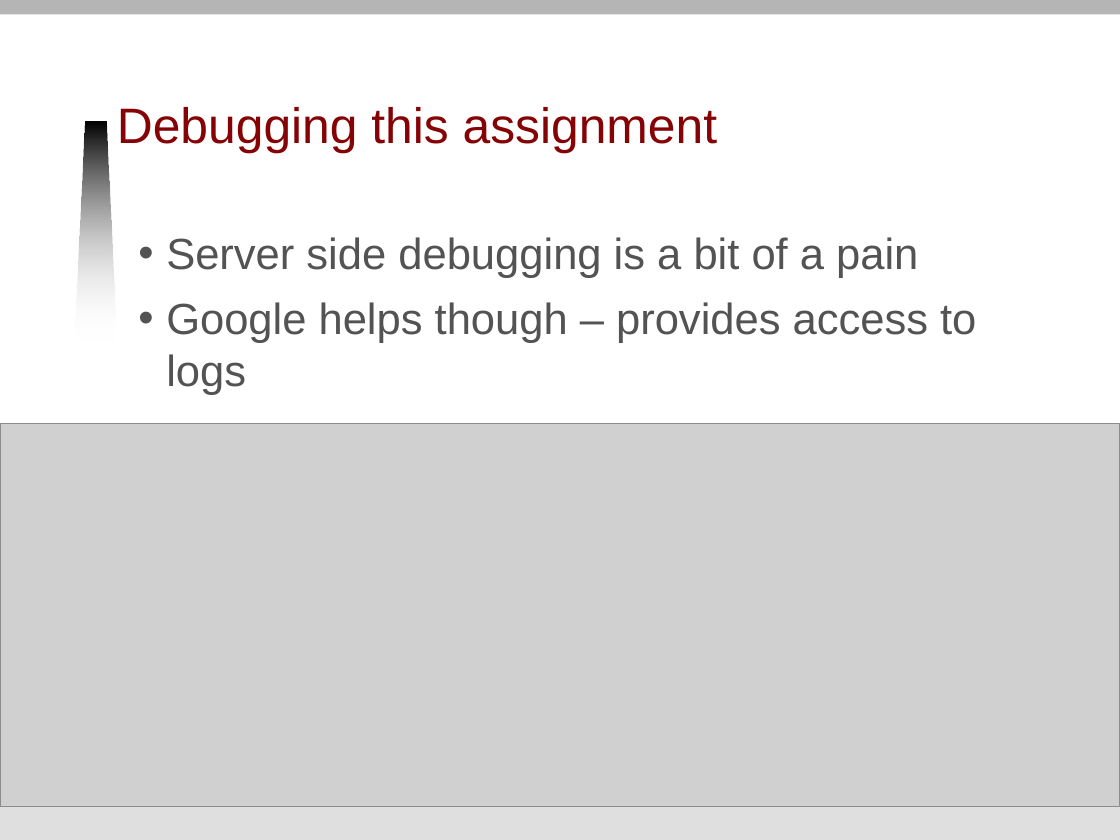
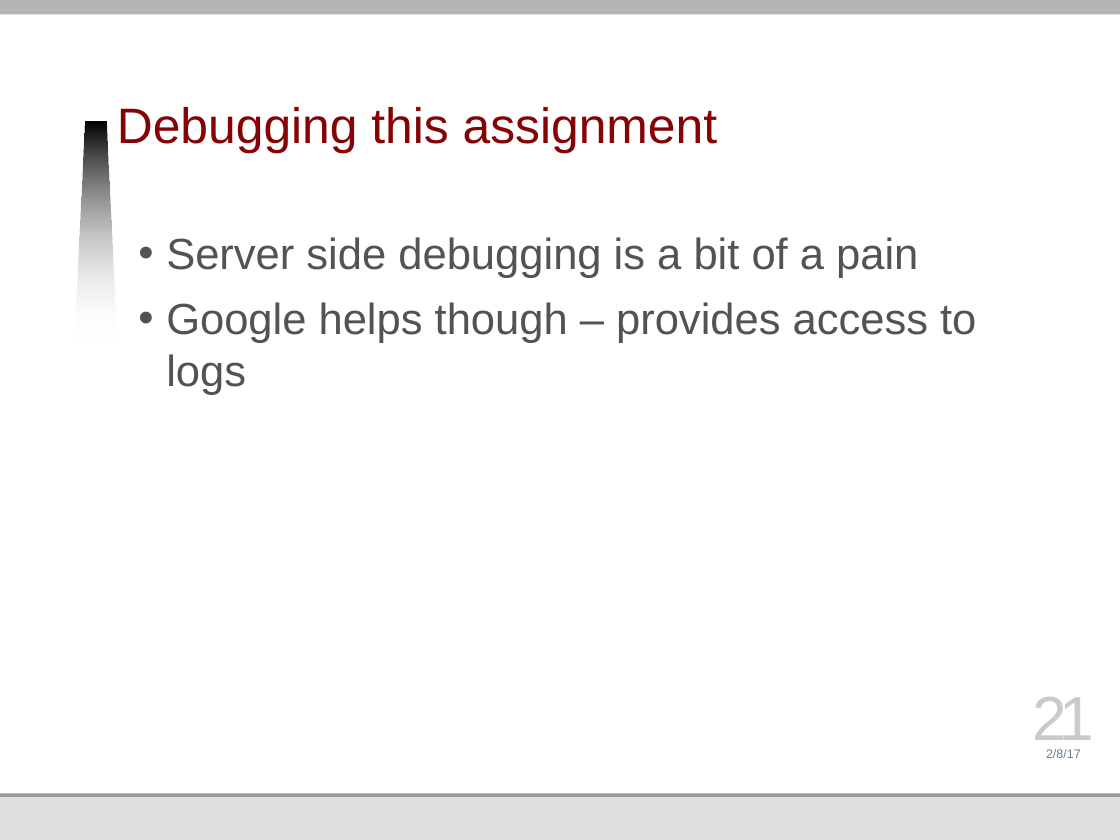
Before and after one commit to jmankoff/data, a slide deck: slide 21 of Lectures/Byte 3 Mobile.pptx. Drawn at 1120x840 pixels with LibreOffice and Linux fonts; fonts in the diff are those of the drawing; grey boxes stand for pictures; background and template pictures are left out. Boxes give left, top, right and bottom in pixels: in the first picture for what was removed or moved away, otherwise in the second. Text is boxed around its words. In the diff, an @@ line names an element or a change of style, - is before the commit and + after.

```diff
--- a/Lectures/Byte 3 Mobile.pptx
+++ b/Lectures/Byte 3 Mobile.pptx
@@ picture removed at (x1=0, y1=423, x2=1120, y2=806) @@
@@ page number added at (x1=1033, y1=697, x2=1094, y2=752), 40 pt, text #CACACA @@
+21
@@ text added at (x1=1046, y1=749, x2=1081, y2=758), 8 pt, text #618091 @@
+2/8/17
```
Also in this commit, not shown: 22 other slides changed, 1 other file.
